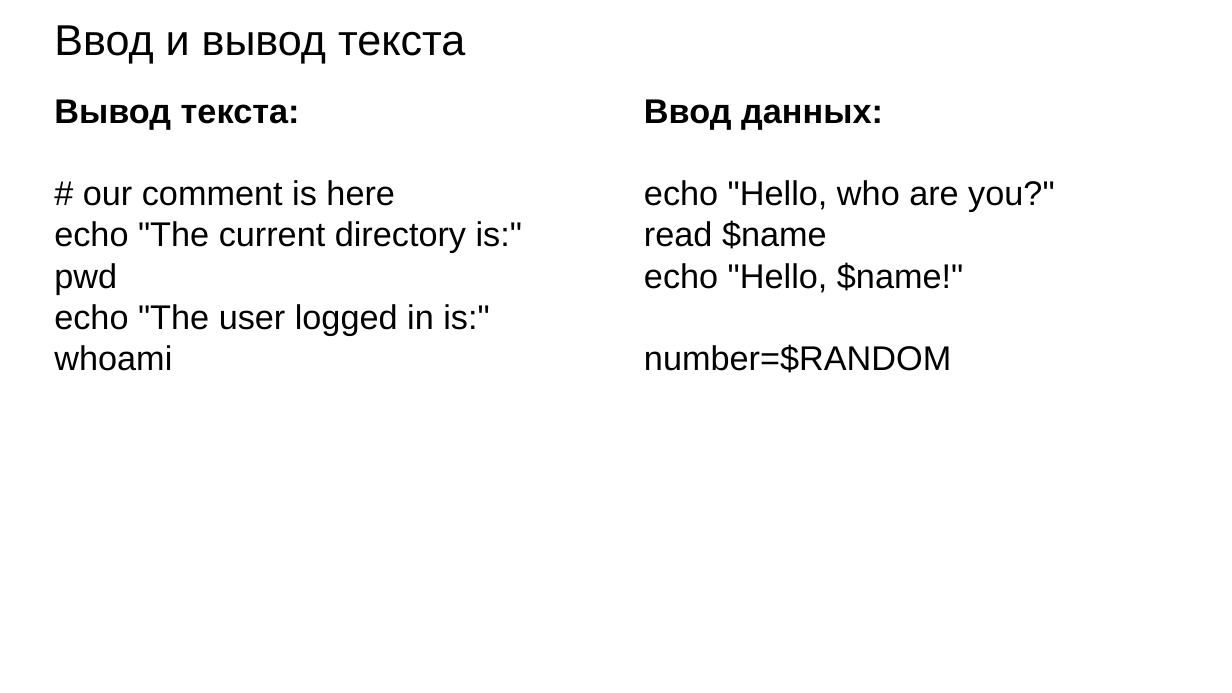
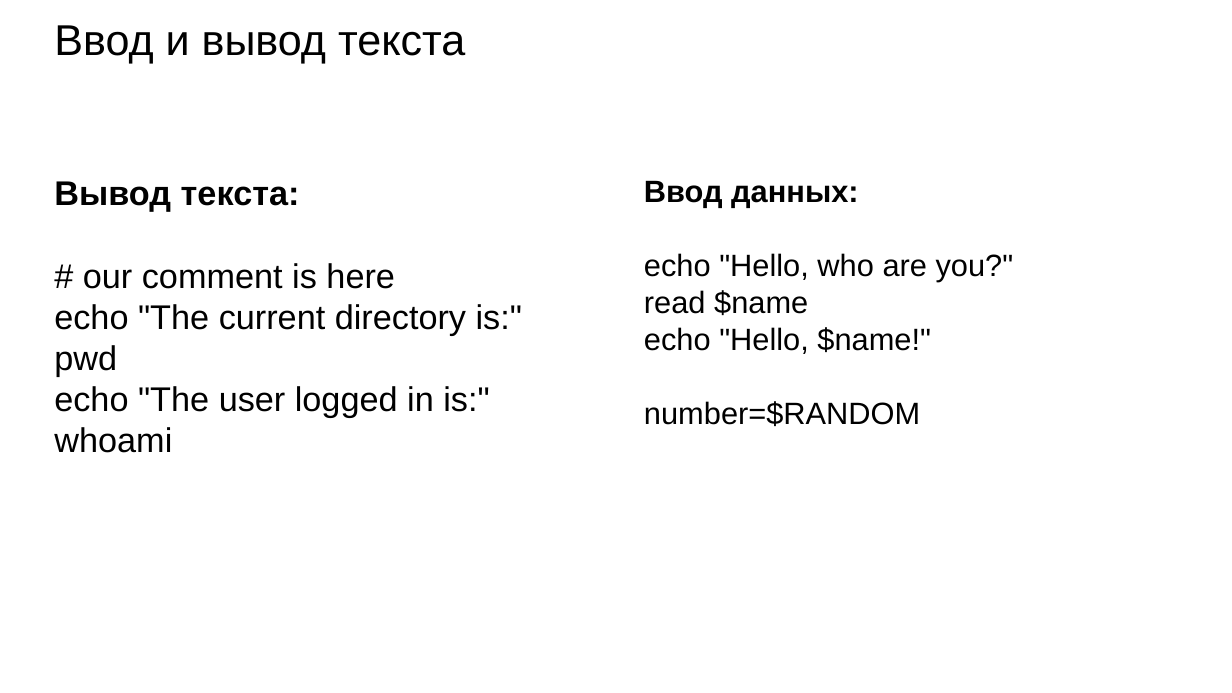
Before and after one commit to XoM9choK37/server-administration, a slide deck: slide 2 of theory/Облако/Лекции/3. bash.pptx. Drawn at 1232x693 pixels with LibreOffice and Linux fonts; fonts in the diff are those of the drawing. Boxes give left, top, right and bottom in pixels: in the first picture for what was removed or moved away, otherwise in the second. Text is boxed around its words. In the diff, an @@ line names an element or a change of style, - is before the commit and + after.

```diff
--- a/theory/Облако/Лекции/3. bash.pptx
+++ b/theory/Облако/Лекции/3. bash.pptx
@@ text "Вывод текста:": place and size @@
-text "Вывод текста:" at (54,99,522,371)
+text "Вывод текста:" at (54,181,522,453)
@@ text "Ввод данных:": place and size @@
-text "Ввод данных:" at (644,99,1054,373)
+text "Ввод данных:" at (644,180,1014,426)
@@ text "Ввод данных:" at (644,180,1014,426): size 20 to 18 pt @@
```
Also in this commit, not shown: 13 other slides changed, 10 slides added, 1 slide removed, 32 other files.
